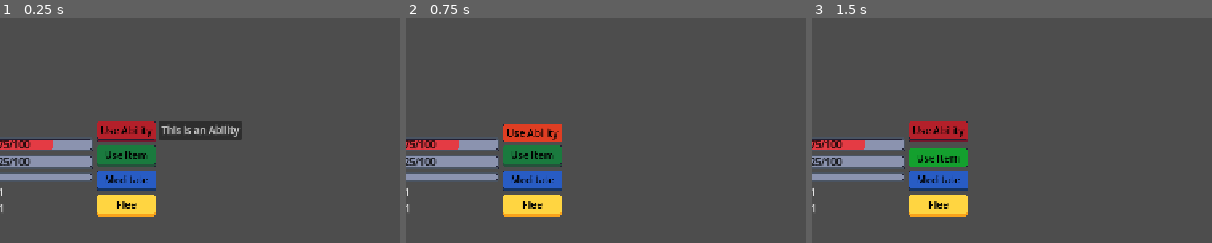
Above: before the commit, frames 1-3 (left to right).
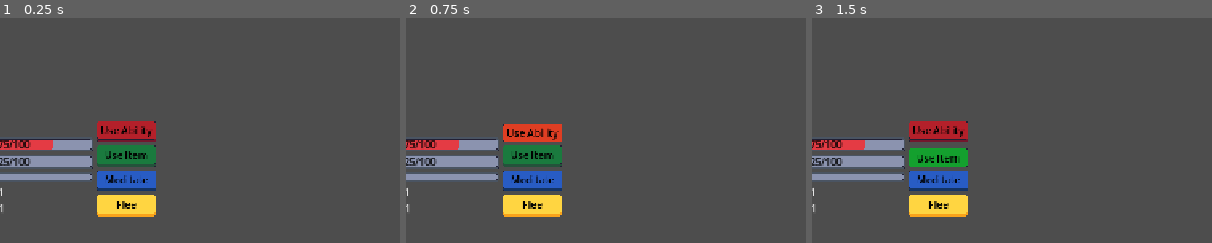
Above: after the commit, the same moments.

Repository: navtges3/PixelValley
Game: Godot game, scene res://scenes/ui/screens/battle_screen.tscn
Same seed, same stepped clock (60 frames per second), same inputs: the game is played once before the commit and once after it. This scene is started directly instead of the project's main scene.
Inputs:
- Up to frame 1 (0.25 s): no input
- Up to frame 2 (0.75 s): click "Use Ability" at 0.5 s
- Up to frame 3 (1.5 s): click "Use Item" at 1.25 s
The pictures show only the part of the screen within x 38-88%, y 48-98%; the shares and areas given below are measured in that part.

The runs differ from the first frame. In frame 1, 1.5% of the frame differs, in the area x 39-61%, y 45-55%; in frame 2, nothing differs; in frame 3, nothing differs.
Error before the commit: Invalid access to property or key 'quest' on a base object of type 'Nil'. (res://scripts/ui/screens/battle_screen.gd:38)
Error after the commit: Invalid access to property or key 'inventory' on a base object of type 'Nil'. (res://scripts/systems/battle_manager.gd:46)

Commit message:
Refactor battle setup logic to initialize quest bar and spawn hero within setup function

Diff:
--- a/autoload/screen_manager.gd
+++ b/autoload/screen_manager.gd
@@ -81,12 +81,11 @@
 	await _fade(1.0)
 
 	var scene = load(path).instantiate()
-	if data != null and scene.has_method("setup"):
-		scene.setup(data)
-
 	get_tree().current_scene.queue_free()
 	get_tree().root.add_child(scene)
 	get_tree().current_scene = scene
+	if data != null and scene.has_method("setup"):
+		scene.setup(data)
 
 	await get_tree().process_frame
 	await _fade(0.0)
--- a/scripts/quest/quest.gd
+++ b/scripts/quest/quest.gd
@@ -52,6 +52,3 @@
 		completed = true
 		quest_completed.emit(self)
 	return true
-
-func is_complete() -> bool:
-	return all_objectives_met()
--- a/scripts/ui/screens/battle_screen.gd
+++ b/scripts/ui/screens/battle_screen.gd
@@ -35,15 +35,14 @@
 var monster_visual: BattleCharacter
 
 func _ready() -> void:
+	_empty_option_list()
+
+func setup(config: BattleConfig) -> void:
+	battle_config = config
 	quest_bar.quest = battle_config.quest
 	quest_bar.update_quest()
-	_empty_option_list()
 	_spawn_hero()
-
 	battle_manager.setup_battle(battle_config)
-
-func setup(config: BattleConfig) -> void:
-	battle_config = config
 
 func _spawn_hero() -> void:
 	hero_info.hero = battle_config.hero
